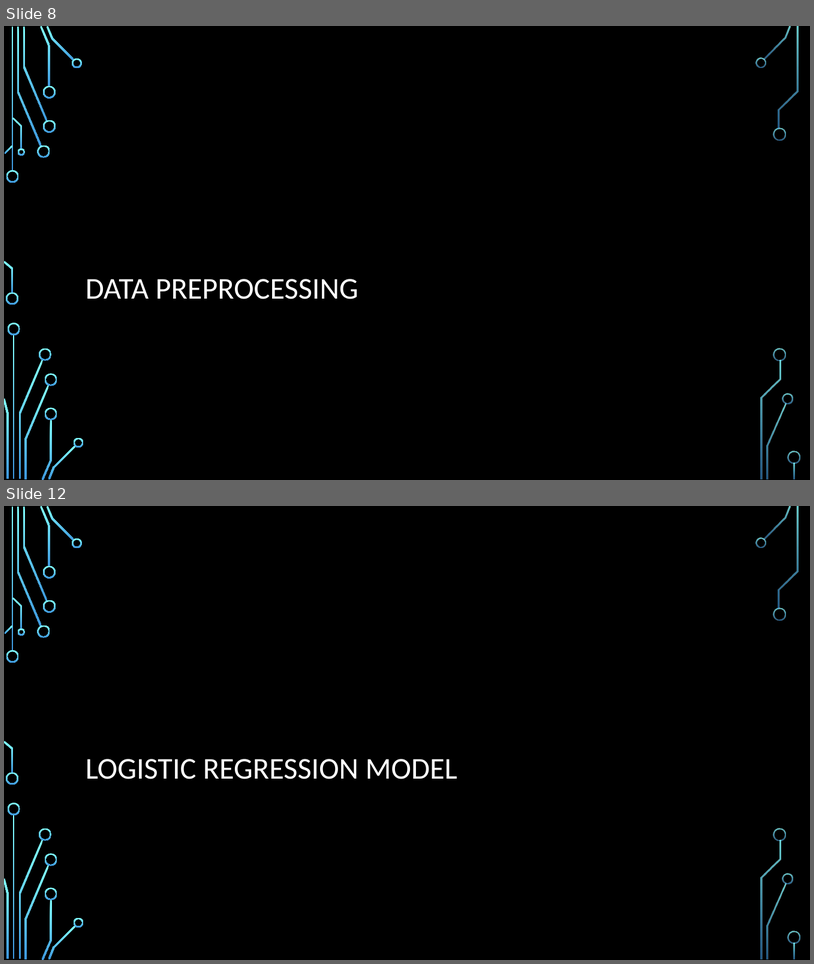
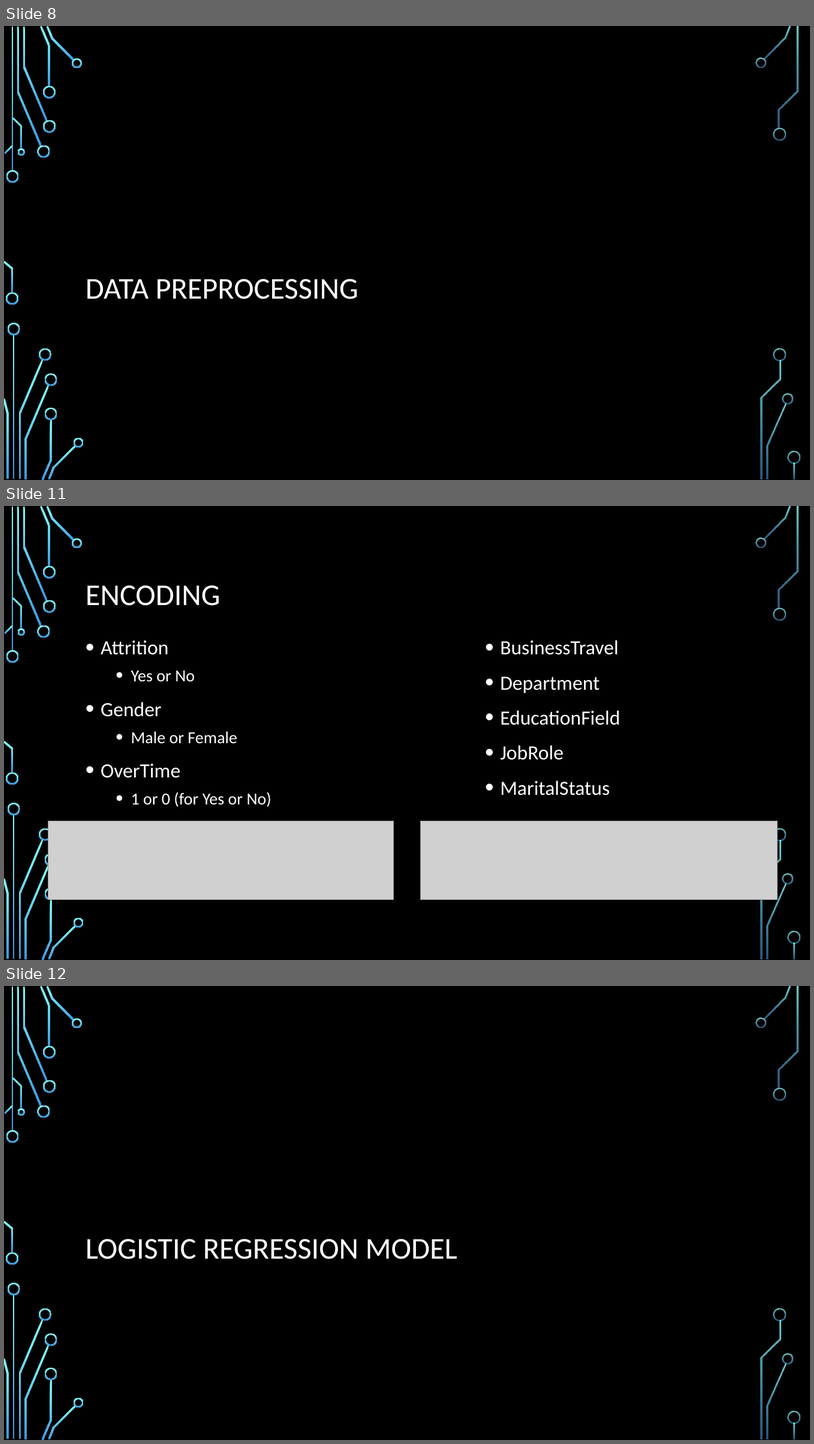
Before and after one commit to ddaniel2024/Project-4, a slide deck: Employee Attrition Prediction Presentation.pptx. Shown one above the other, each under a label of ours: slides 8 and 12 before the commit, slides 8, 11 and 12 after it; the slides between them are not shown. The pictures are 814x964 and 814x1444 pixels, drawn with LibreOffice and Linux fonts; fonts in the diff are those of the drawing; grey boxes stand for pictures; background and template pictures are left out. Boxes give left, top, right and bottom in pixels: in the first picture for what was removed or moved away, otherwise in the second. Text is boxed around its words. In the diff, an @@ line names an element or a change of style, - is before the commit and + after.

```diff
--- a/Employee Attrition Prediction Presentation.pptx
+++ b/Employee Attrition Prediction Presentation.pptx
@@ slide 11 added at [4, 506, 810, 960], background picture (left out); not listed: 36 template elements that a slide beside it also shows @@
@@ title added at [86, 585, 221, 606], 36 pt, text #FFFFFF @@
+ENCODING
@@ text added at [101, 640, 272, 807], 20 pt, text #FFFFFF @@
+• Attrition
+  • Yes or No
+• Gender
+  • Male or Female
+• OverTime
+  • 1 or 0 (for Yes or No)
@@ text added at [500, 640, 620, 795], 24 pt, text #FFFFFF @@
+• BusinessTravel
+• Department
+• EducationField
+• JobRole
+• MaritalStatus
@@ picture added at [48, 820, 393, 899] @@
@@ picture added at [421, 820, 779, 899] @@
```
Also in this commit, not shown: 2 other slides added, 5 slides removed, 1 other file.
